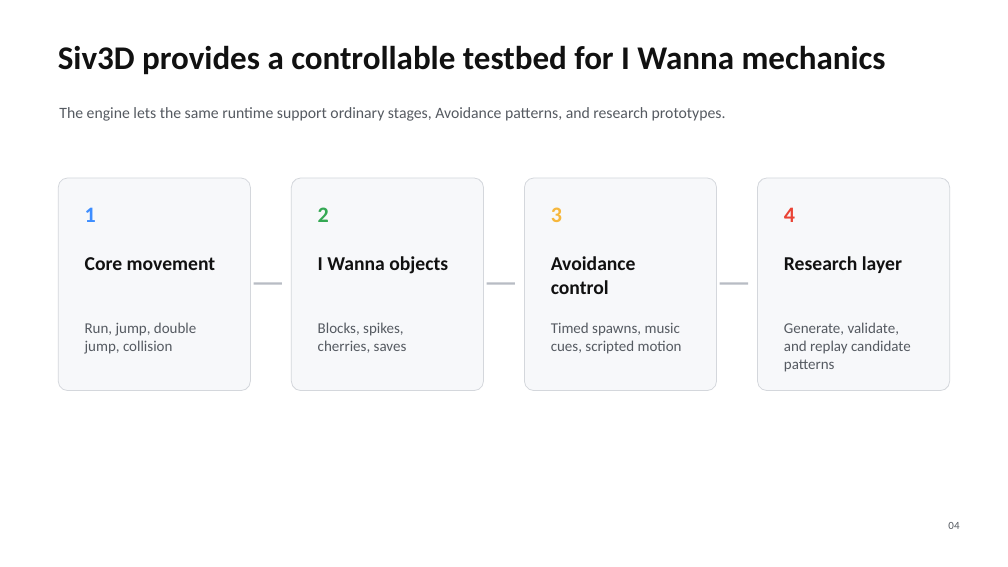
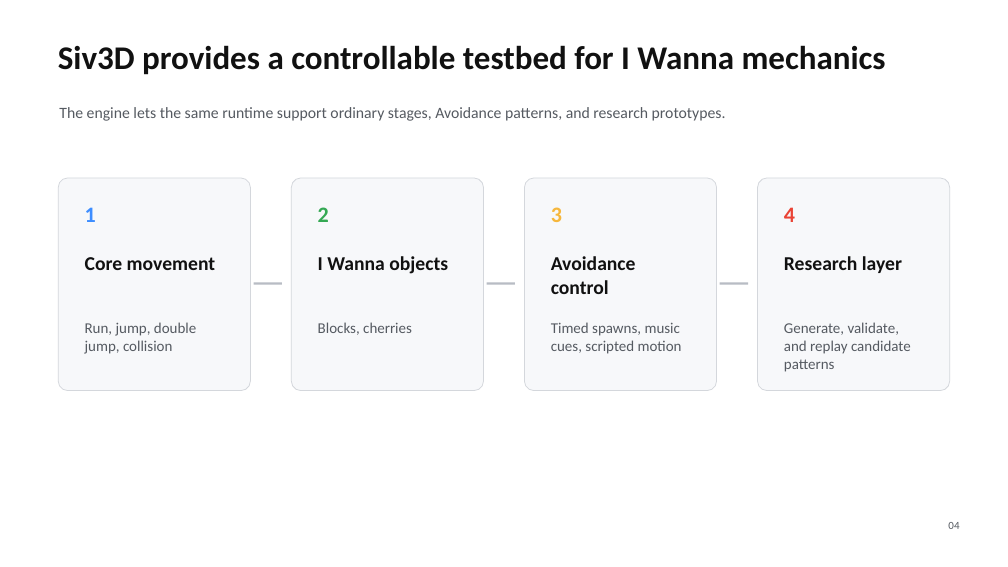
Before and after one commit to RyotaIzumi/I-wanna-Siv3D, a slide deck: slide 4 of OpenSiv3D_0.6.161/outputs/bullet_hell_generation_research_20min_with_bilingual_notes.pptx. Drawn at 1008x567 pixels with LibreOffice and Linux fonts; fonts in the diff are those of the drawing. Boxes give left, top, right and bottom in pixels: in the first picture for what was removed or moved away, otherwise in the second. Text is boxed around its words. In the diff, an @@ line names an element or a change of style, - is before the commit and + after.

```diff
--- a/OpenSiv3D_0.6.161/outputs/bullet_hell_generation_research_20min_with_bilingual_notes.pptx
+++ b/OpenSiv3D_0.6.161/outputs/bullet_hell_generation_research_20min_with_bilingual_notes.pptx
@@ text at box(318, 322, 412, 335): text changed @@
-Blocks, spikes, cherries, saves
+Blocks, cherries
```
Also in this commit, not shown: 4 other slides changed, 6 other files.
